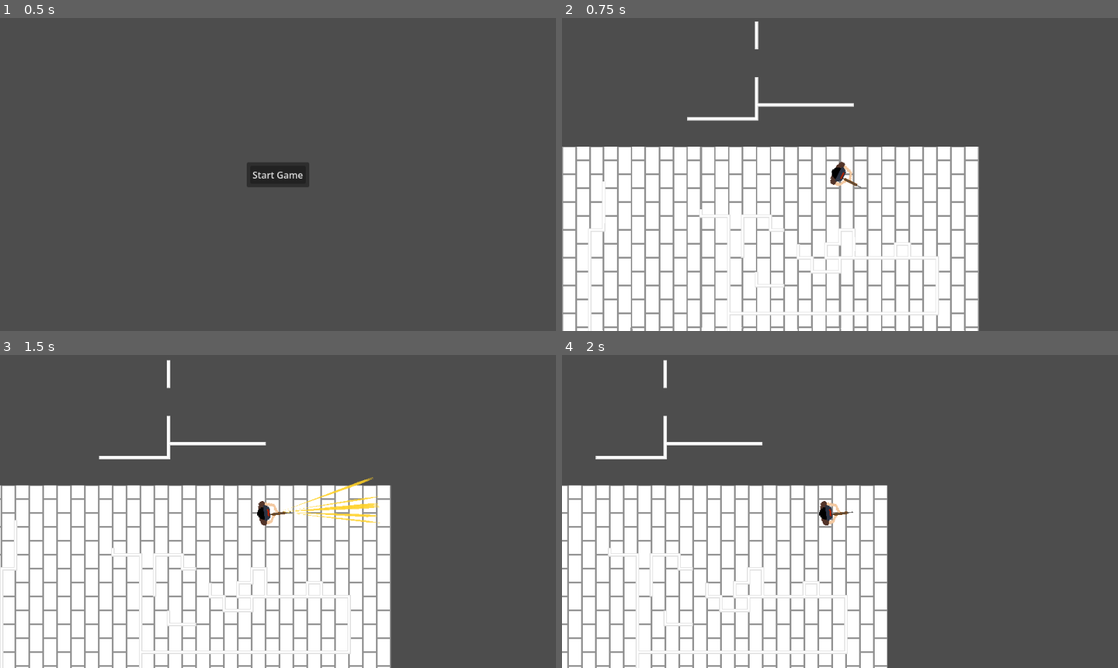
Above: before the commit, frames 1-4 (two rows, left to right).
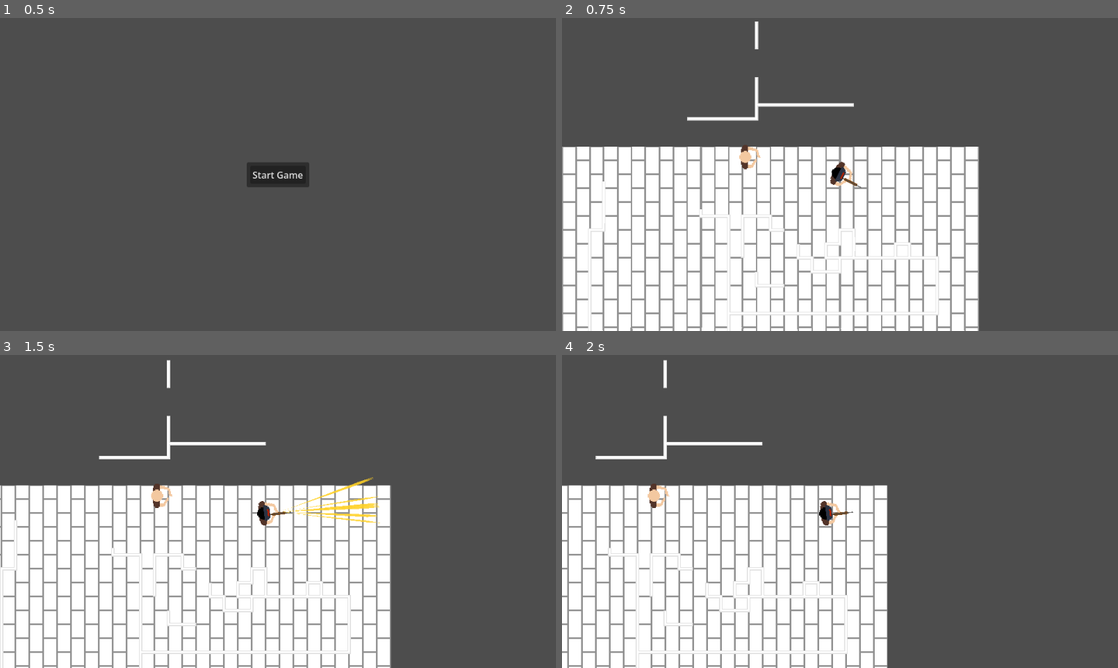
Above: after the commit, the same moments.

Repository: sparkworm/CookieJam
Game: Godot game, scene res://scenes/main.tscn
The game is run twice, just before and just after one commit, with the same random seed, the same clock (stepped at 60 frames per second) and the same inputs.
Inputs (mouse positions are in pixels of both pictures, inside the frame that each line leads up to):
- Up to frame 1 (0.5 s): no input
- Up to frame 2 (0.75 s): click "Start Game" at 0.5 s
- Up to frame 3 (1.5 s): tap Enter at 1.25 s; move the mouse to (400, 495) at 1.27 s; hold D (move_right) from 1.28 s (still down); click (400, 495) at 1.35 s
- Up to frame 4 (2 s): keep holding D (move_right)

Frame 1 is identical in both runs. In frame 2, 0.2% of the frame differs, in the area x 31-36%, y 40-49%; in frame 3, 0.2%, in the area x 27-31%, y 41-49%; in frame 4, 0.2%.

Commit message:
Added simple enemy sprite for enemy1.

Diff:
--- a/scenes/characters/character.tscn
+++ b/scenes/characters/character.tscn
@@ -31,3 +31,5 @@
 shape = SubResource("CircleShape2D_e22cc")
 
 [node name="Body" type="Node2D" parent="." unique_id=1846759813]
+position = Vector2(-2, 0)
+rotation = 1.5707964
--- a/scenes/characters/enemy_1.tscn
+++ b/scenes/characters/enemy_1.tscn
@@ -1,5 +1,21 @@
 [gd_scene format=3 uid="uid://dpausbnfif1bh"]
 
 [ext_resource type="PackedScene" uid="uid://do1qwl2yj2hih" path="res://scenes/characters/enemy.tscn" id="1_ln8tg"]
+[ext_resource type="Texture2D" uid="uid://04e5h5usm15y" path="res://textures/character/arms_bad.png" id="2_4y65w"]
+[ext_resource type="Texture2D" uid="uid://bbbta28cgcgqw" path="res://textures/character/body.png" id="3_0o106"]
+[ext_resource type="Texture2D" uid="uid://dbseooyx5kmiw" path="res://textures/generic_shapes/circle7.png" id="4_e4wcf"]
 
 [node name="Enemy1" unique_id=1616588408 instance=ExtResource("1_ln8tg")]
+
+[node name="Arms" type="Sprite2D" parent="Body" parent_id_path=PackedInt32Array(1846759813) index="0" unique_id=553594702]
+self_modulate = Color(0.9529412, 0.78431374, 0.627451, 1)
+texture = ExtResource("2_4y65w")
+
+[node name="Body" type="Sprite2D" parent="Body" parent_id_path=PackedInt32Array(1846759813) index="1" unique_id=672961382]
+self_modulate = Color(0.3254902, 0.20392157, 0.16078432, 1)
+texture = ExtResource("3_0o106")
+
+[node name="Head" type="Sprite2D" parent="Body" parent_id_path=PackedInt32Array(1846759813) index="2" unique_id=319315147]
+self_modulate = Color(0.9529412, 0.78431374, 0.627451, 1)
+z_index = 1
+texture = ExtResource("4_e4wcf")
--- a/scenes/characters/player.tscn
+++ b/scenes/characters/player.tscn
@@ -16,19 +16,15 @@
 available_weapons = [NodePath("Shotgun"), NodePath("Rifle")]
 active_weapon = NodePath("Shotgun")
 
-[node name="Body" parent="." index="3" unique_id=1846759813]
-position = Vector2(-2, 0)
-rotation = 1.5707964
-
-[node name="Arms" type="Sprite2D" parent="Body" index="0" unique_id=2068848447]
+[node name="Arms" type="Sprite2D" parent="Body" parent_id_path=PackedInt32Array(1846759813) index="0" unique_id=2068848447]
 self_modulate = Color(0.9529412, 0.78431374, 0.627451, 1)
 texture = ExtResource("4_eojnx")
 
-[node name="Body" type="Sprite2D" parent="Body" index="1" unique_id=1935309394]
+[node name="Body" type="Sprite2D" parent="Body" parent_id_path=PackedInt32Array(1846759813) index="1" unique_id=1935309394]
 self_modulate = Color(0.3254902, 0.20392157, 0.16078432, 1)
 texture = ExtResource("3_kqtwu")
 
-[node name="Head" type="Sprite2D" parent="Body" index="2" unique_id=2047532142]
+[node name="Head" type="Sprite2D" parent="Body" parent_id_path=PackedInt32Array(1846759813) index="2" unique_id=2047532142]
 self_modulate = Color(0, 0, 0, 1)
 z_index = 1
 texture = ExtResource("4_6eyoc")
--- a/scenes/characters/player_old.tscn
+++ /dev/null
@@ -1,62 +0,0 @@
-[gd_scene format=3 uid="uid://bmx4qtte4b7p4"]
-
-[ext_resource type="Script" uid="uid://d1lgpeydnscc0" path="res://scenes/characters/player.gd" id="1_rp718"]
-[ext_resource type="PackedScene" uid="uid://dqmunjlmebvy8" path="res://scenes/components/velocity_component.tscn" id="2_76oj4"]
-[ext_resource type="Texture2D" uid="uid://bbbta28cgcgqw" path="res://textures/character/body.png" id="3_kqtwu"]
-[ext_resource type="Texture2D" uid="uid://dbseooyx5kmiw" path="res://textures/generic_shapes/circle7.png" id="4_6eyoc"]
-[ext_resource type="Texture2D" uid="uid://04e5h5usm15y" path="res://textures/character/arms_bad.png" id="4_eojnx"]
-[ext_resource type="Texture2D" uid="uid://bshh8olfoq7nd" path="res://textures/character/player_mask.png" id="5_eojnx"]
-[ext_resource type="Texture2D" uid="uid://bwwyrg1w4tipt" path="res://textures/character/visor.png" id="6_qgnko"]
-[ext_resource type="PackedScene" uid="uid://b1nr6m4yn5dmy" path="res://scenes/weapons/rifle.tscn" id="7_6eyoc"]
-[ext_resource type="PackedScene" uid="uid://bbd4gf7bskb1e" path="res://scenes/weapons/shotgun.tscn" id="9_qgnko"]
-
-[sub_resource type="CircleShape2D" id="CircleShape2D_yewv4"]
-radius = 14.0
-
-[node name="PlayerOld" type="CharacterBody2D" unique_id=1046586076]
-light_mask = 32
-visibility_layer = 32
-collision_mask = 10
-motion_mode = 1
-platform_wall_layers = 10
-script = ExtResource("1_rp718")
-
-[node name="MoveCollision" type="CollisionShape2D" parent="." unique_id=713654831]
-shape = SubResource("CircleShape2D_yewv4")
-
-[node name="VelocityComponent" parent="." unique_id=968672500 instance=ExtResource("2_76oj4")]
-max_speed = 150.0
-accel = 750.0
-decel = 400.0
-
-[node name="Rifle" parent="." unique_id=1096367988 instance=ExtResource("7_6eyoc")]
-position = Vector2(8, 3)
-rotation = 1.5707964
-
-[node name="Body" type="Node2D" parent="." unique_id=1423505968]
-position = Vector2(-3, 0)
-rotation = 1.5707964
-
-[node name="Arms" type="Sprite2D" parent="Body" unique_id=83329479]
-self_modulate = Color(0.9529412, 0.78431374, 0.627451, 1)
-texture = ExtResource("4_eojnx")
-
-[node name="Body" type="Sprite2D" parent="Body" unique_id=627173134]
-self_modulate = Color(0.3254902, 0.20392157, 0.16078432, 1)
-texture = ExtResource("3_kqtwu")
-
-[node name="Head" type="Sprite2D" parent="Body" unique_id=242722414]
-self_modulate = Color(0, 0, 0, 1)
-texture = ExtResource("4_6eyoc")
-
-[node name="Mask" type="Sprite2D" parent="Body/Head" unique_id=1234765175]
-self_modulate = Color(0.16862746, 0.19607843, 0.25882354, 1)
-texture = ExtResource("5_eojnx")
-
-[node name="Visor" type="Sprite2D" parent="Body/Head" unique_id=396957019]
-self_modulate = Color(0.69803923, 0.13333334, 0, 1)
-texture = ExtResource("6_qgnko")
-
-[node name="Shotgun" parent="." unique_id=2130229884 instance=ExtResource("9_qgnko")]
-position = Vector2(-17, 0)
-rotation = -1.5586021
--- a/scenes/levels/test_level.tscn
+++ b/scenes/levels/test_level.tscn
@@ -1,8 +1,12 @@
 [gd_scene format=4 uid="uid://bfafu0m38vteu"]
 
 [ext_resource type="PackedScene" uid="uid://b2tm2d7myhu4" path="res://scenes/levels/level.tscn" id="1_jbqir"]
+[ext_resource type="PackedScene" uid="uid://dpausbnfif1bh" path="res://scenes/characters/enemy_1.tscn" id="2_yautc"]
 
 [node name="TestLevel" unique_id=50319851 instance=ExtResource("1_jbqir")]
+
+[node name="Enemy1" parent="Characters" parent_id_path=PackedInt32Array(30931231) index="1" unique_id=1616588408 instance=ExtResource("2_yautc")]
+position = Vector2(-106, -20)
 
 [node name="Walls" parent="." index="4" unique_id=699539210]
 position = Vector2(8, 8)
